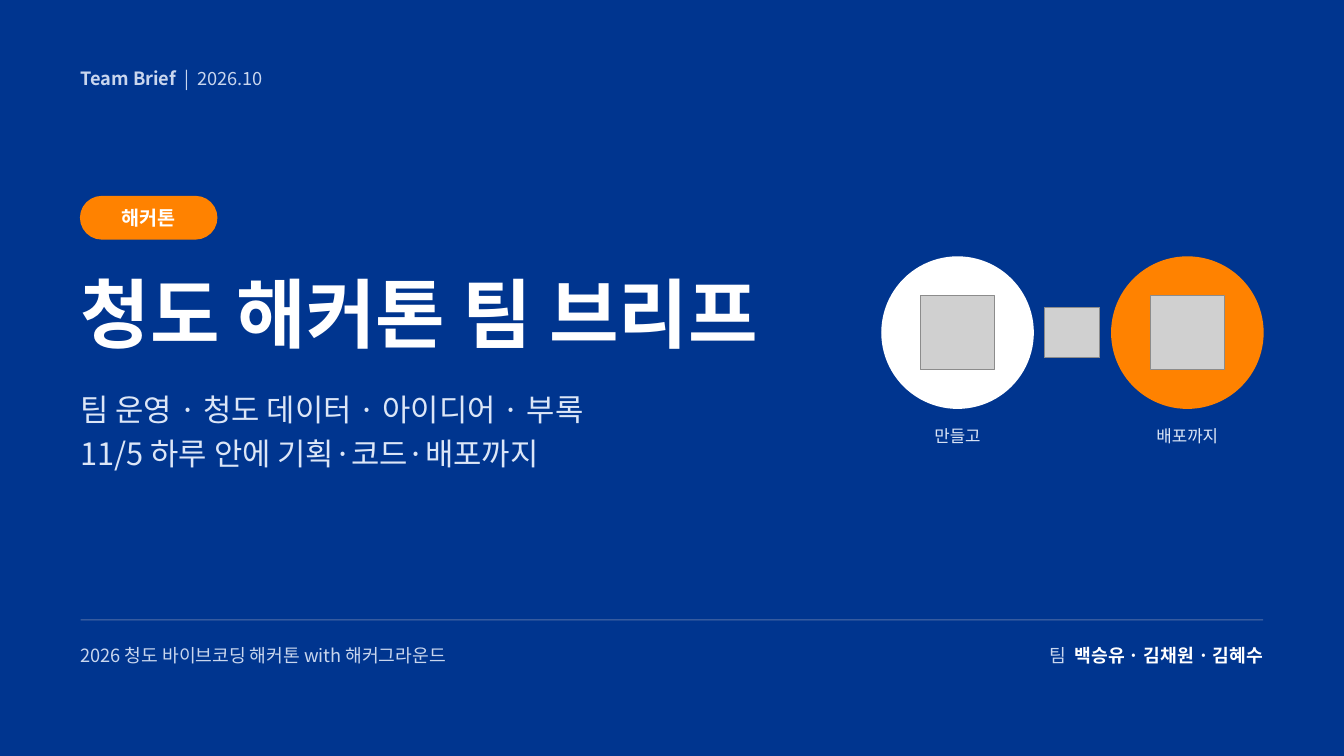
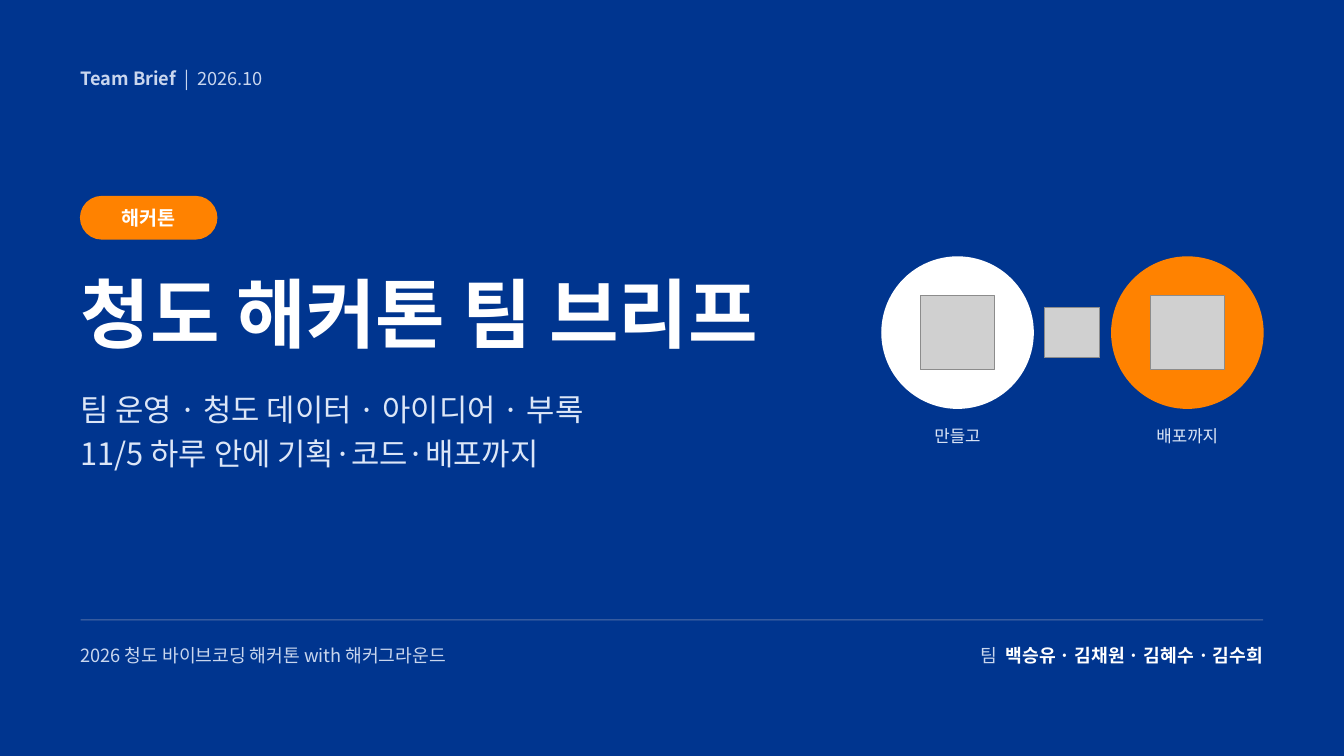
Before and after one commit to fordgril307-wq/Cheongdo_Hackathon, a slide deck: slide 1 of docs/team-brief/청도해커톤_팀브리프.pptx. Drawn at 1344x756 pixels with LibreOffice and Linux fonts; fonts in the diff are those of the drawing; grey boxes stand for pictures. Boxes give left, top, right and bottom in pixels: in the first picture for what was removed or moved away, otherwise in the second. Text is boxed around its words. In the diff, an @@ line names an element or a change of style, - is before the commit and + after.

```diff
--- a/docs/team-brief/청도해커톤_팀브리프.pptx
+++ b/docs/team-brief/청도해커톤_팀브리프.pptx
@@ text at (x1=981, y1=646, x2=1263, y2=664): text changed @@
-팀 백승유 · 김채원 · 김혜수
+팀 백승유 · 김채원 · 김혜수 · 김수희
```
Also in this commit, not shown: 22 other slides changed, 1 slide added, 3 other files.
